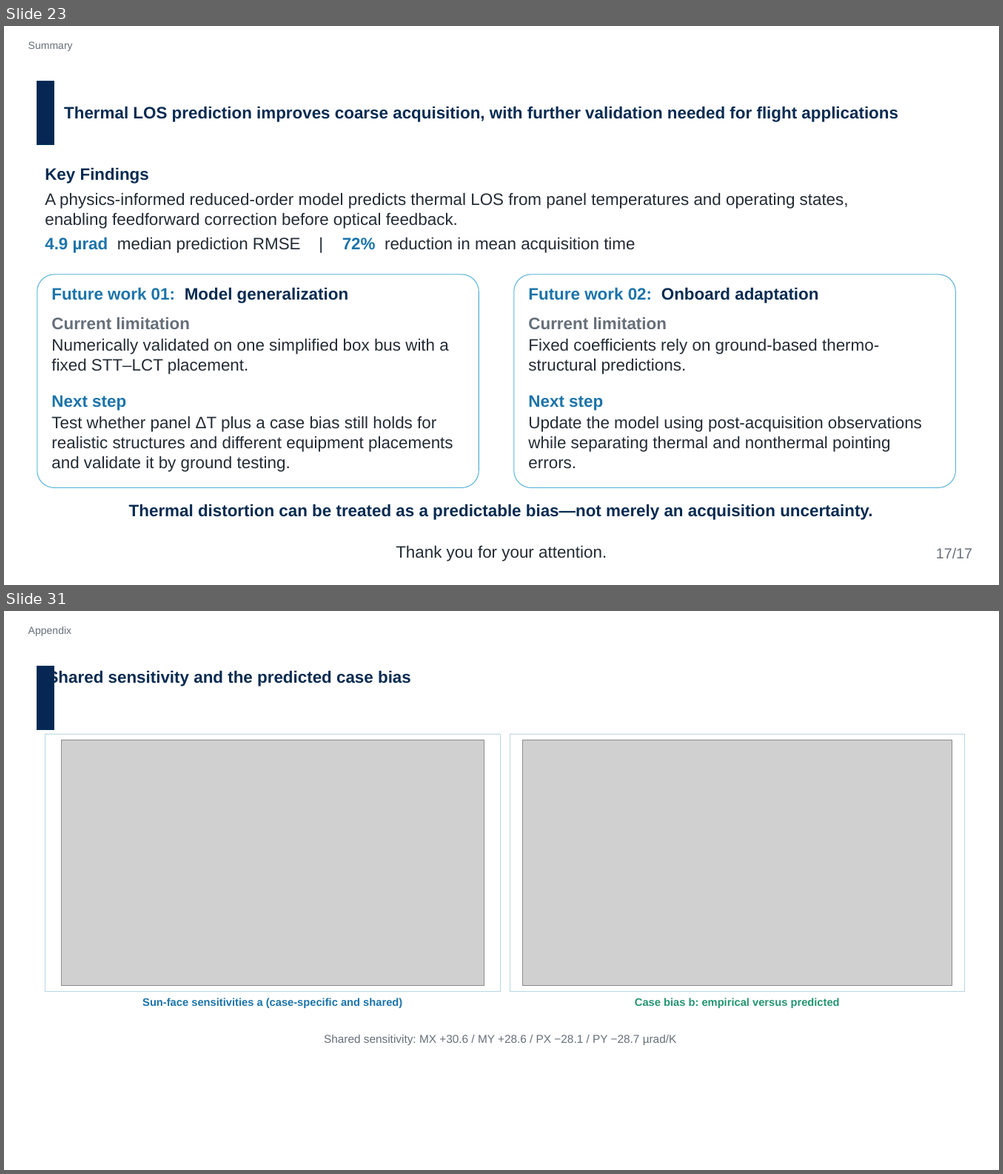
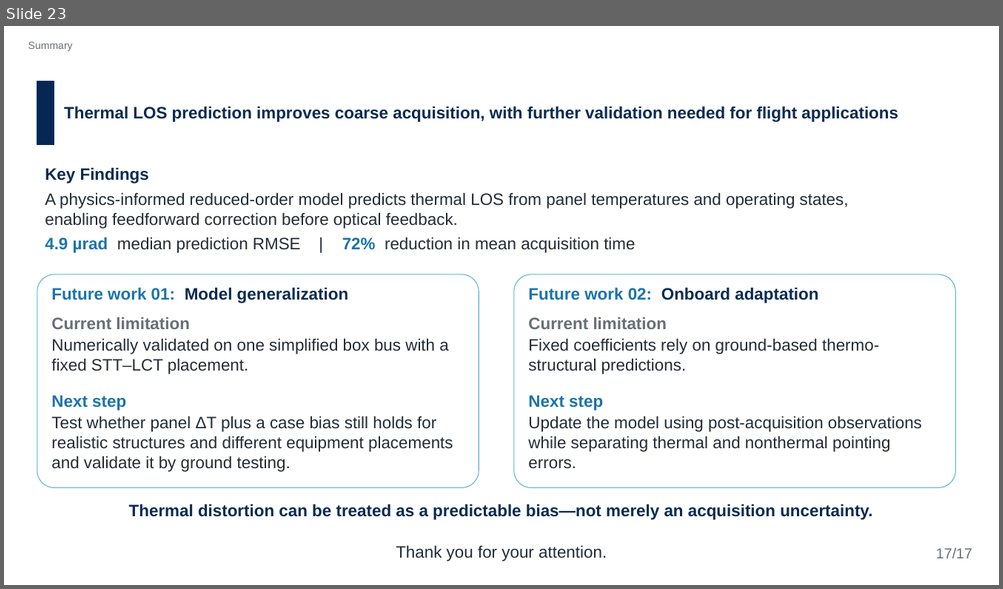
Before and after one commit to Hideki-1029/thermal-deformation-optcomm, a slide deck: papers/ICSO/slides/en_ICSO2026_slides_takamoto.pptx. Shown one above the other, each under a label of ours: slides 23 and 31 before the commit, slide 23 after it; the slides between them are not shown. The pictures are 1003x1174 and 1003x589 pixels, drawn with LibreOffice and Linux fonts; fonts in the diff are those of the drawing; grey boxes stand for pictures; background and template pictures are left out. Boxes give left, top, right and bottom in pixels: in the first picture for what was removed or moved away, otherwise in the second. Text is boxed around its words. In the diff, an @@ line names an element or a change of style, - is before the commit and + after.

```diff
--- a/papers/ICSO/slides/en_ICSO2026_slides_takamoto.pptx
+++ b/papers/ICSO/slides/en_ICSO2026_slides_takamoto.pptx
@@ slide 31 removed at (4, 611, 999, 1170), background picture (left out); not listed: 1 template element that a slide beside it also shows @@
@@ text removed at (28, 627, 71, 636) @@
-Appendix
@@ text removed at (48, 669, 411, 686) @@
-Shared sensitivity and the predicted case bias
@@ rectangle removed at (45, 734, 500, 991) @@
@@ picture removed at (62, 740, 484, 986) @@
@@ rectangle removed at (509, 734, 965, 991) @@
@@ picture removed at (523, 740, 951, 986) @@
@@ text removed at (142, 998, 402, 1008) @@
-Sun-face sensitivities a (case-specific and shared)
@@ text removed at (634, 998, 839, 1008) @@
-Case bias b: empirical versus predicted
@@ text removed at (324, 1035, 677, 1045) @@
-Shared sensitivity: MX +30.6 / MY +28.6 / PX −28.1 / PY −28.7 µrad/K
```
Also in this commit, not shown: 4 slides changed, 23 other slides removed, 2 other files.
